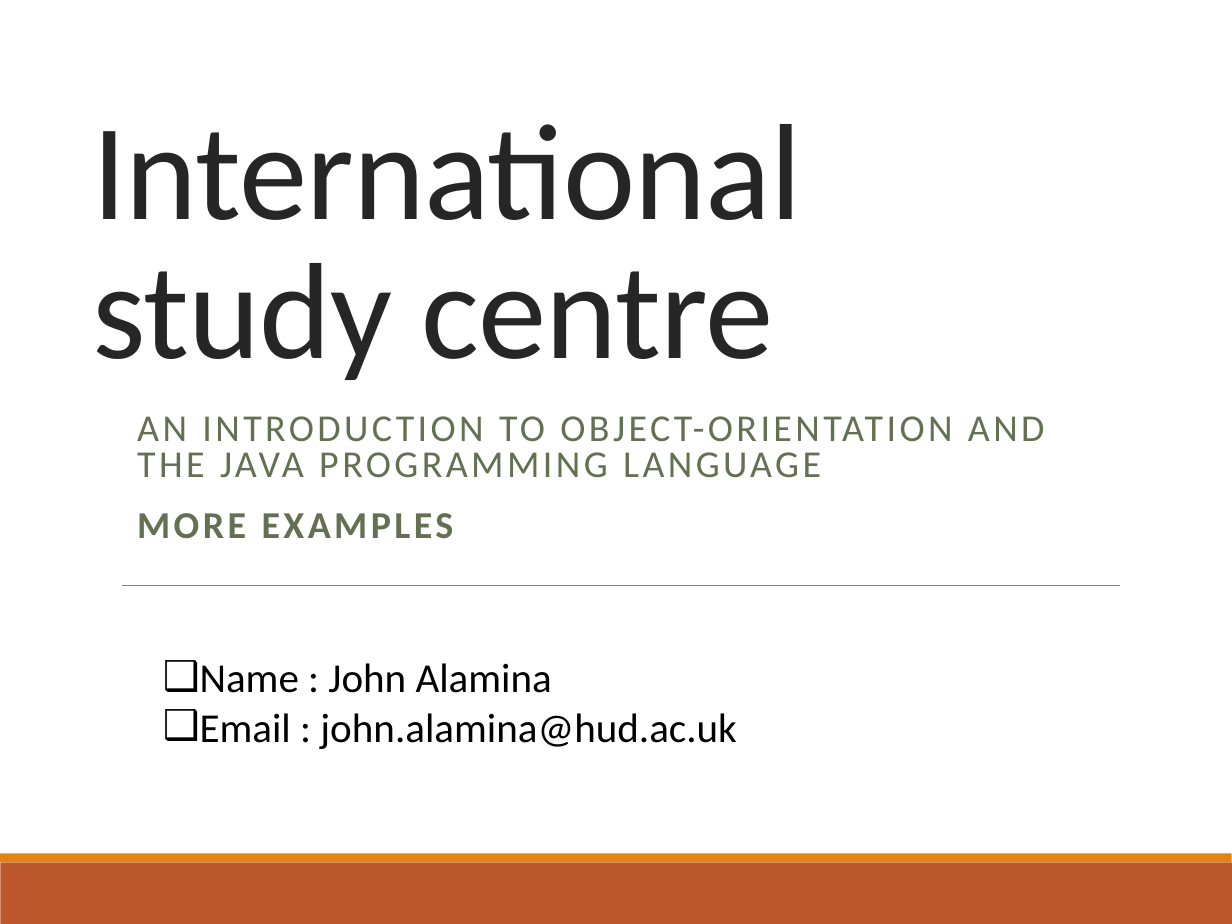
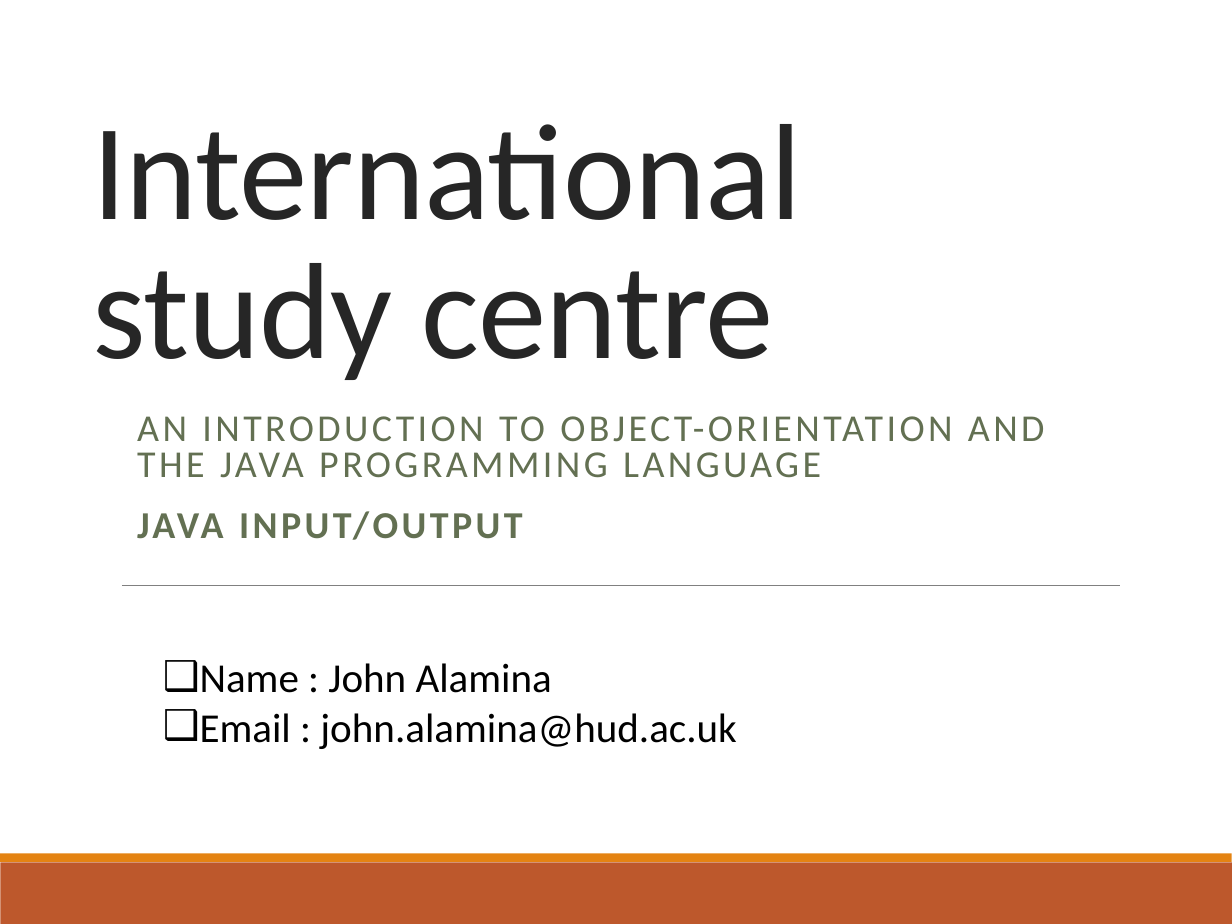
Before and after one commit to deeperj/dillinger, a slide deck: slide 1 of thesis/ukapp2/wqu_isc/sofware_design/Lesson 5 - Java.pptx. Drawn at 1232x924 pixels with LibreOffice and Linux fonts; fonts in the diff are those of the drawing. Boxes give left, top, right and bottom in pixels: in the first picture for what was removed or moved away, otherwise in the second. Text is boxed around its words. In the diff, an @@ line names an element or a change of style, - is before the commit and + after.

Commit message:
java03

```diff
--- a/thesis/ukapp2/wqu_isc/sofware_design/Lesson 5 - Java.pptx
+++ b/thesis/ukapp2/wqu_isc/sofware_design/Lesson 5 - Java.pptx
@@ subtitle at (137, 511, 523, 540): text changed @@
-MORE EXAMPLES
+JAVA INPUT/OUTPUT
```
Also in this commit, not shown: 1 other slide changed, 3 other files.
